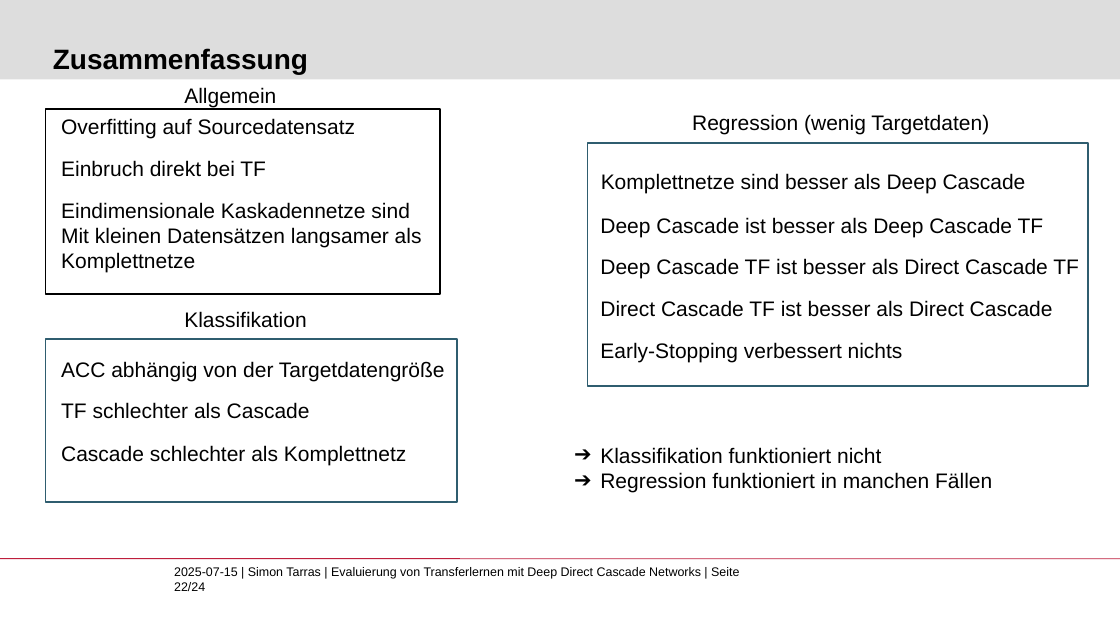
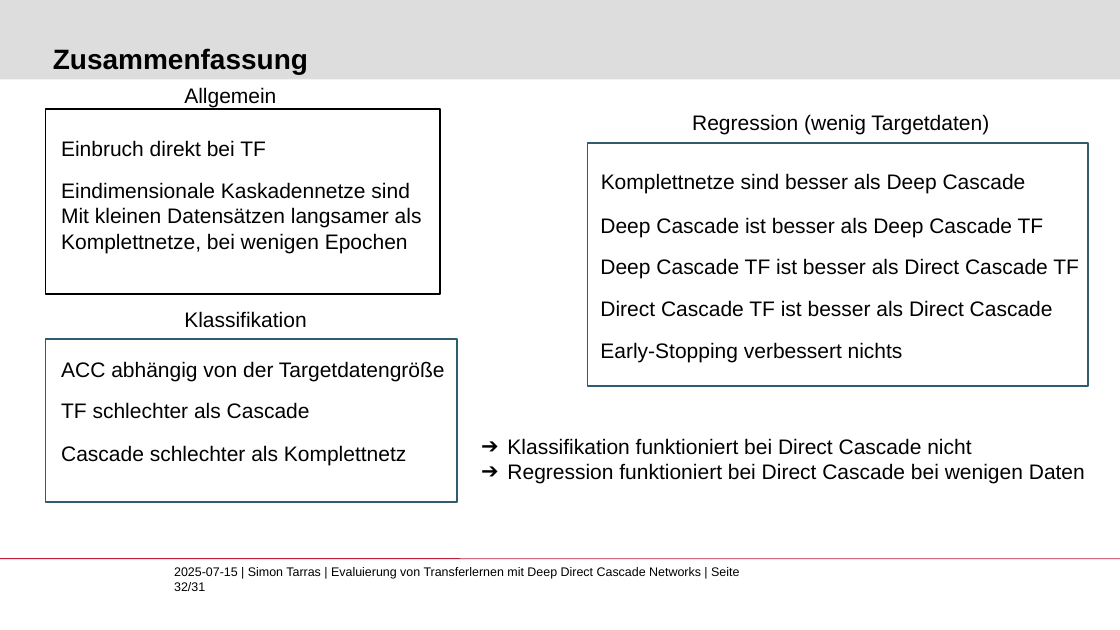
Before and after one commit to Lirras/BA_EvalTF_DDCN, a slide deck: slide 32 of BA_eval_TF.pptx (slide 22 before the commit). Drawn at 1120x630 pixels with LibreOffice and Linux fonts; fonts in the diff are those of the drawing; background and template pictures are left out. Boxes give left, top, right and bottom in pixels: in the first picture for what was removed or moved away, otherwise in the second. Text is boxed around its words. In the diff, an @@ line names an element or a change of style, - is before the commit and + after.

```diff
--- a/BA_eval_TF.pptx
+++ b/BA_eval_TF.pptx
@@ text removed at [61, 118, 355, 138] @@
-Overfitting auf Sourcedatensatz
@@ text "Einbruch direkt bei TF": place and size @@
-text "Einbruch direkt bei TF" at [61, 160, 266, 177]
+text "Einbruch direkt bei TF" at [61, 140, 266, 157]
@@ text "Eindimensionale Kaskadennetze sind": place and size @@
-text "Eindimensionale Kaskadennetze sind" at [61, 202, 422, 273]
+text "Eindimensionale Kaskadennetze sind" at [61, 182, 422, 253]
@@ text at [61, 233, 408, 253]: text changed @@
-Komplettnetze
+Komplettnetze, bei wenigen Epochen
@@ text at [507, 438, 1085, 484]: text changed @@
-➔ Klassifikation funktioniert nicht
-➔ Regression funktioniert in manchen Fällen
+➔ Klassifikation funktioniert bei Direct Cascade nicht
+➔ Regression funktioniert bei Direct Cascade bei wenigen Daten
@@ text at [174, 567, 739, 591]: text changed @@
-2025-07-15 | Simon Tarras | Evaluierung von Transferlernen mit Deep Direct Cascade Networks | Seite 22/24
+2025-07-15 | Simon Tarras | Evaluierung von Transferlernen mit Deep Direct Cascade Networks | Seite 32/31
```
Also in this commit, not shown: 15 other slides changed, 12 slides added, 4 slides removed.
